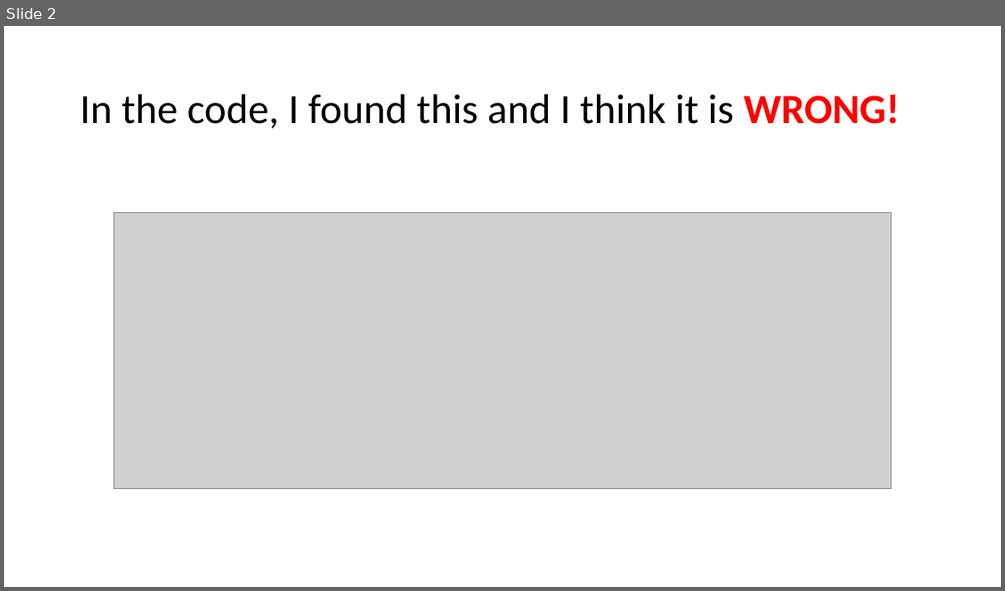
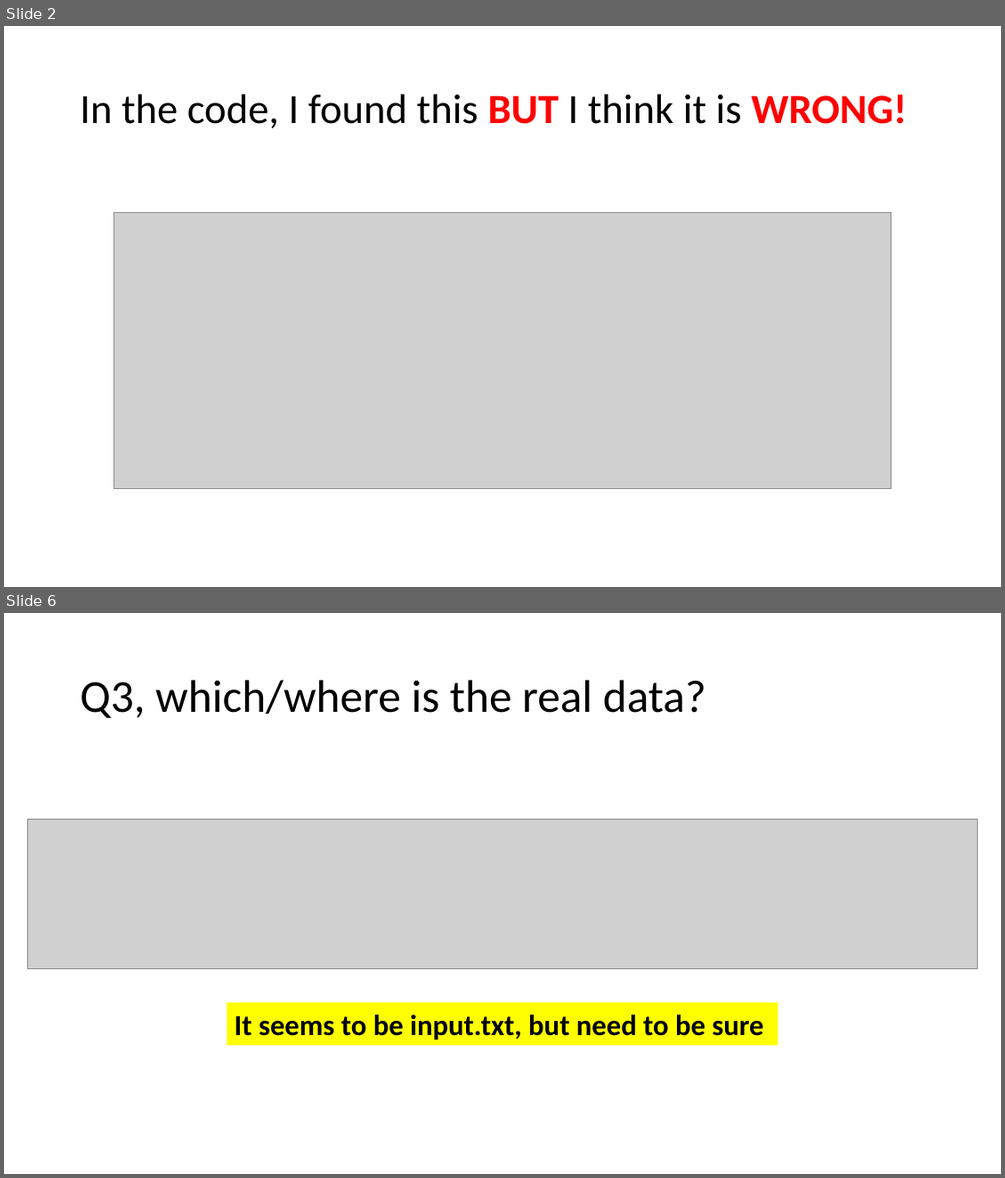
Before and after one commit to 2waybene/java4lucy, a slide deck: doc/A_question_4_instructor.pptx. Shown one above the other, each under a label of ours: slide 2 before the commit, slides 2 and 6 after it; the slides between them are not shown. The pictures are 1005x591 and 1005x1178 pixels, drawn with LibreOffice and Linux fonts; fonts in the diff are those of the drawing; grey boxes stand for pictures. Boxes give left, top, right and bottom in pixels: in the first picture for what was removed or moved away, otherwise in the second. Text is boxed around its words. In the diff, an @@ line names an element or a change of style, - is before the commit and + after.

```diff
--- a/doc/A_question_4_instructor.pptx
+++ b/doc/A_question_4_instructor.pptx
@@ slide 6 added at bbox=[4, 613, 1001, 1174], background #FFFFFF @@
@@ title added at bbox=[80, 680, 706, 718], 44 pt, text #000000 @@
+Q3, which/where is the real data?
@@ picture added at bbox=[27, 819, 978, 968] @@
@@ rectangle added at bbox=[226, 1003, 778, 1046], fill #FFFF00, 28 pt, text #000000, bold @@
+It seems to be input.txt, but need to be sure
@@ slide 2 changed as well @@
@@ title at bbox=[80, 94, 906, 128]: text changed @@
-In the code, I found this and I think it is WRONG!
+In the code, I found this BUT I think it is WRONG!
```
Also in this commit, not shown: 1 other slide changed, 4 other slides added, 3 other files.
